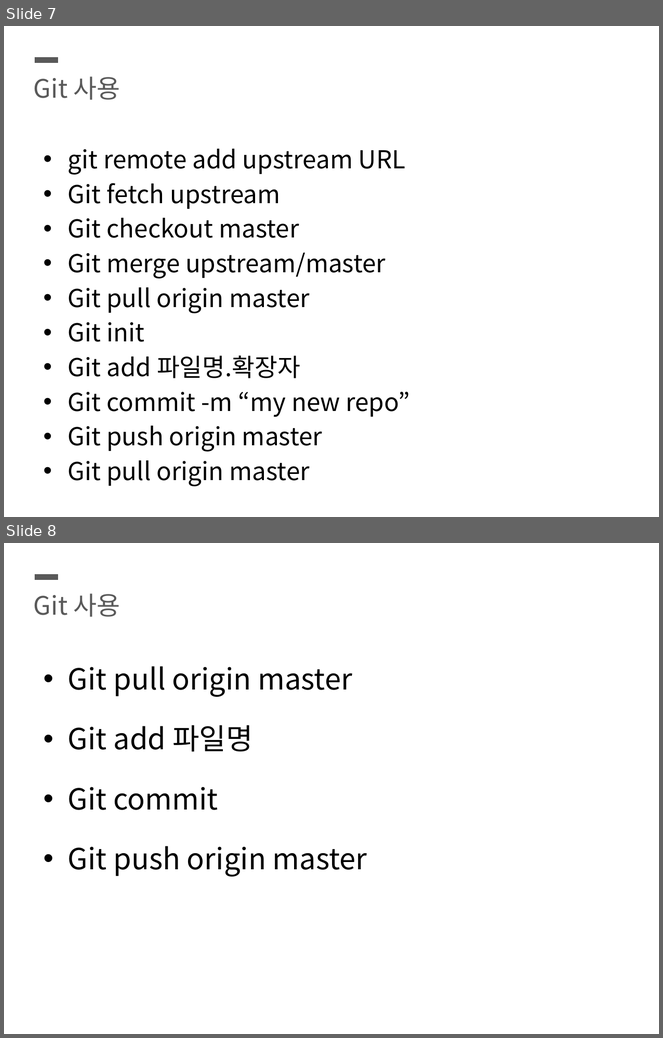
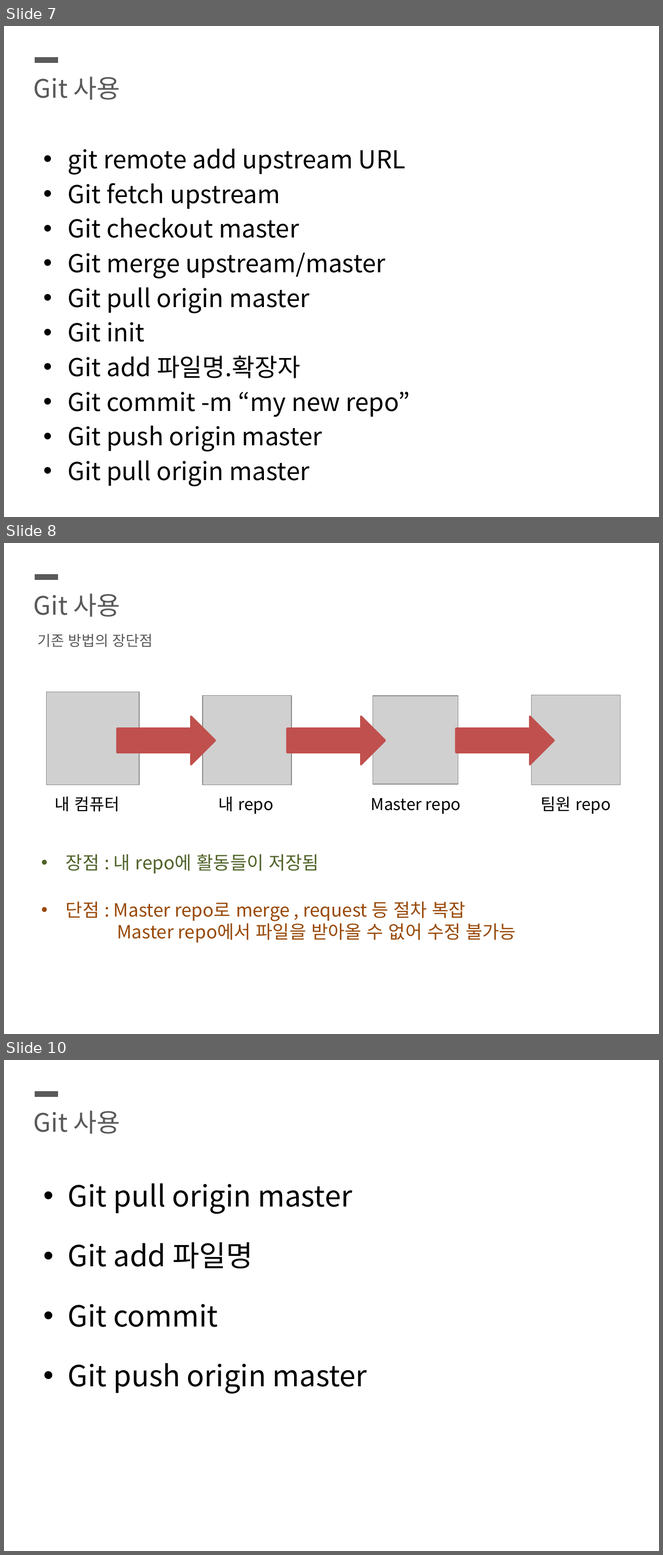
Before and after one commit to SeunghyunKing/OS_blue09, a slide deck: ppt.pptx. Shown one above the other, each under a label of ours: slides 7 and 8 before the commit, slides 7, 8 and 10 after it; the slides between them are not shown. The pictures are 663x1038 and 663x1555 pixels, drawn with LibreOffice and Linux fonts; fonts in the diff are those of the drawing; grey boxes stand for pictures. Boxes give left, top, right and bottom in pixels: in the first picture for what was removed or moved away, otherwise in the second. Text is boxed around its words. In the diff, an @@ line names an element or a change of style, - is before the commit and + after.

```diff
--- a/ppt.pptx
+++ b/ppt.pptx
@@ slide 8 added at (4,543,659,1034), background #FFFFFF @@
@@ line added from (35, 577) to (59, 577), #595959 6 pt @@
@@ text added at (34,593,120,617), 28 pt, text #595959 @@
+Git 사용
@@ text added at (38,634,153,647), 16 pt, text #595959 @@
+기존 방법의 장단점
@@ picture added at (47,692,140,785) @@
@@ picture added at (203,696,292,785) @@
@@ picture added at (373,696,458,784) @@
@@ picture added at (531,695,621,785) @@
@@ right arrow added at (117,717,216,765), fill #C0504D, outline #C0504D 2 pt @@
@@ right arrow added at (287,717,385,765), fill #C0504D, outline #C0504D 2 pt @@
@@ right arrow added at (456,717,554,765), fill #C0504D, outline #C0504D 2 pt @@
@@ text added at (54,797,119,812), 18 pt, text #000000 @@
+내 컴퓨터
@@ text added at (219,797,274,814), 18 pt, text #000000 @@
+내 repo
@@ text added at (371,798,461,814), 18 pt, text #000000 @@
+Master repo
@@ text added at (541,797,611,814), 18 pt, text #000000 @@
+팀원 repo
@@ text added at (66,854,516,943), 20 pt, text #984807 @@
+• 장점 : 내 repo에 활동들이 저장됨
+• 단점 : Master repo로 merge , request 등 절차 복잡
+  Master repo에서 파일을 받아올 수 없어 수정 불가능
@@ what was slide 8 is now slide 10 @@
```
Also in this commit, not shown: 3 slides changed, 1 other slide added, 4 slides removed.
